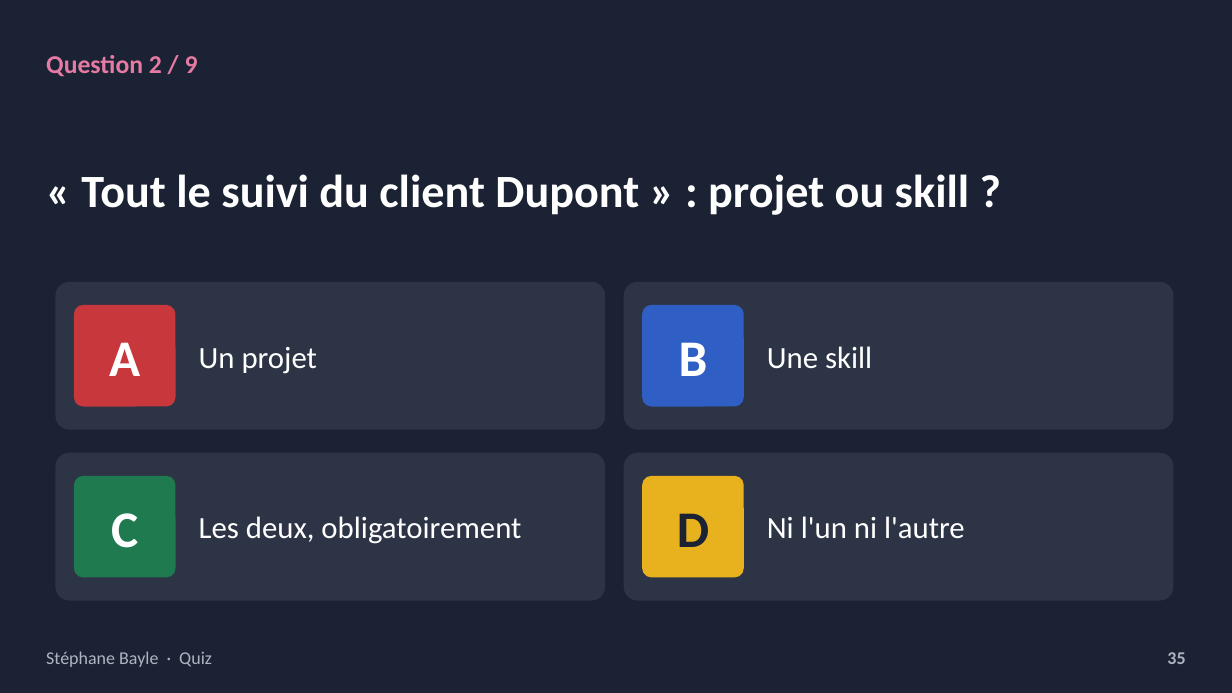
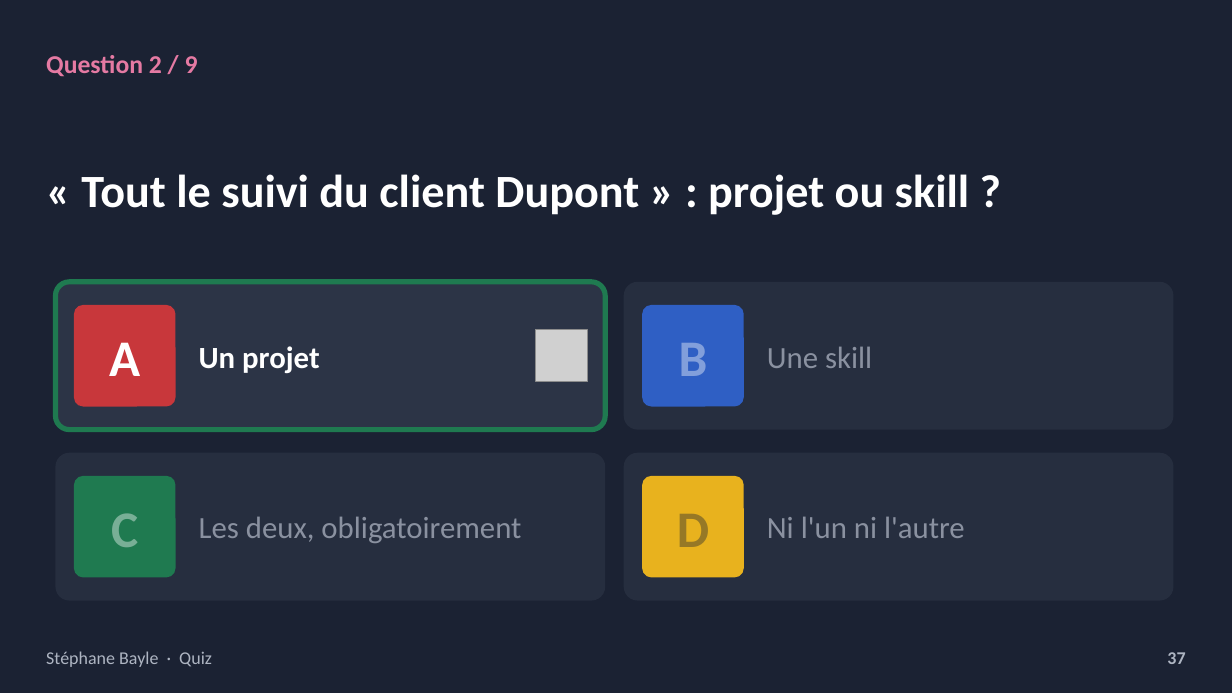
Before and after one commit to StephaneBayle/creer-une-skill-claude, a slide deck: slide 37 of skills-claude-presentation.pptx (slide 35 before the commit). Drawn at 1232x693 pixels with LibreOffice and Linux fonts; fonts in the diff are those of the drawing; grey boxes stand for pictures. Boxes give left, top, right and bottom in pixels: in the first picture for what was removed or moved away, otherwise in the second. Text is boxed around its words. In the diff, an @@ line names an element or a change of style, - is before the commit and + after.

```diff
--- a/skills-claude-presentation.pptx
+++ b/skills-claude-presentation.pptx
@@ rounded rectangle at box(55, 282, 605, 430): outline none to #1F7A50 4 pt @@
@@ text "Un projet" at box(199, 346, 319, 373): bold on @@
@@ text "B" at box(679, 343, 708, 376): text colour #FFFFFF to #FFFFFF at 40% opacity @@
@@ picture added at box(536, 330, 588, 382) @@
@@ text "C" at box(111, 513, 138, 547): text colour #FFFFFF to #FFFFFF at 40% opacity @@
@@ fill #2C3446 to #262E3F in 3 elements at box(624, 282, 1174, 430), box(55, 453, 605, 601), box(624, 453, 1174, 601) @@
@@ text "D" at box(677, 514, 709, 547): text colour #1B2233 to #1B2233 at 40% opacity @@
@@ text colour #FFFFFF to #8A91A0 in 3 elements at box(767, 347, 872, 368), box(199, 517, 521, 543), box(767, 517, 965, 538) @@
@@ text at box(1167, 652, 1185, 664): text changed @@
-35
+37
```
Also in this commit, not shown: 24 other slides changed, 1 slide added, 8 other files.
